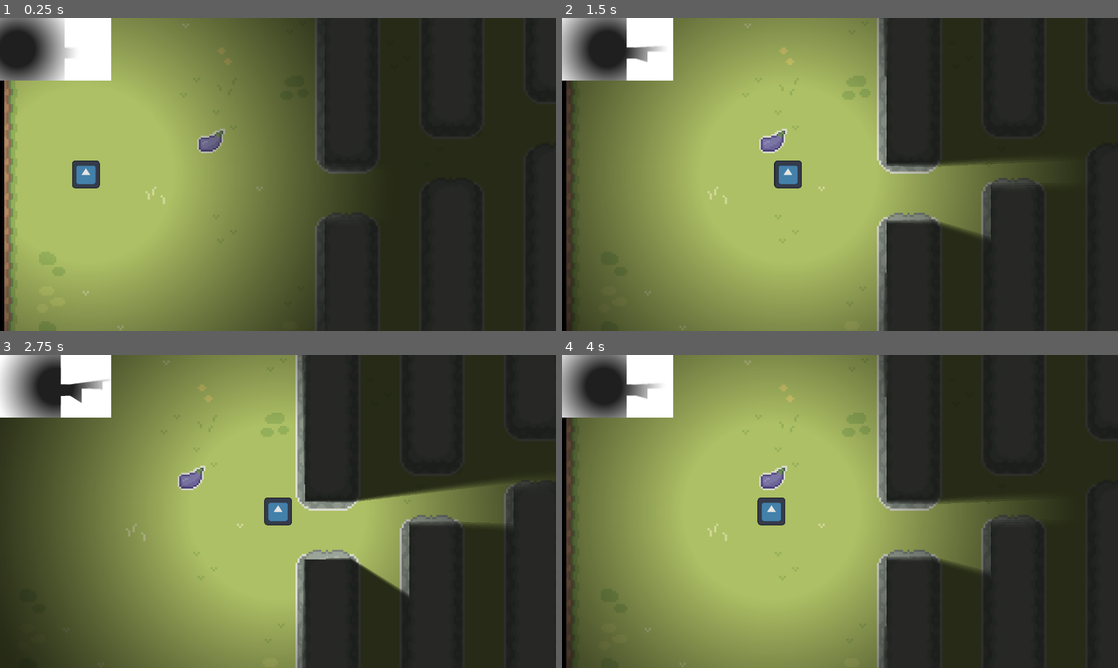
Above: before the commit, frames 1-4 (two rows, left to right).
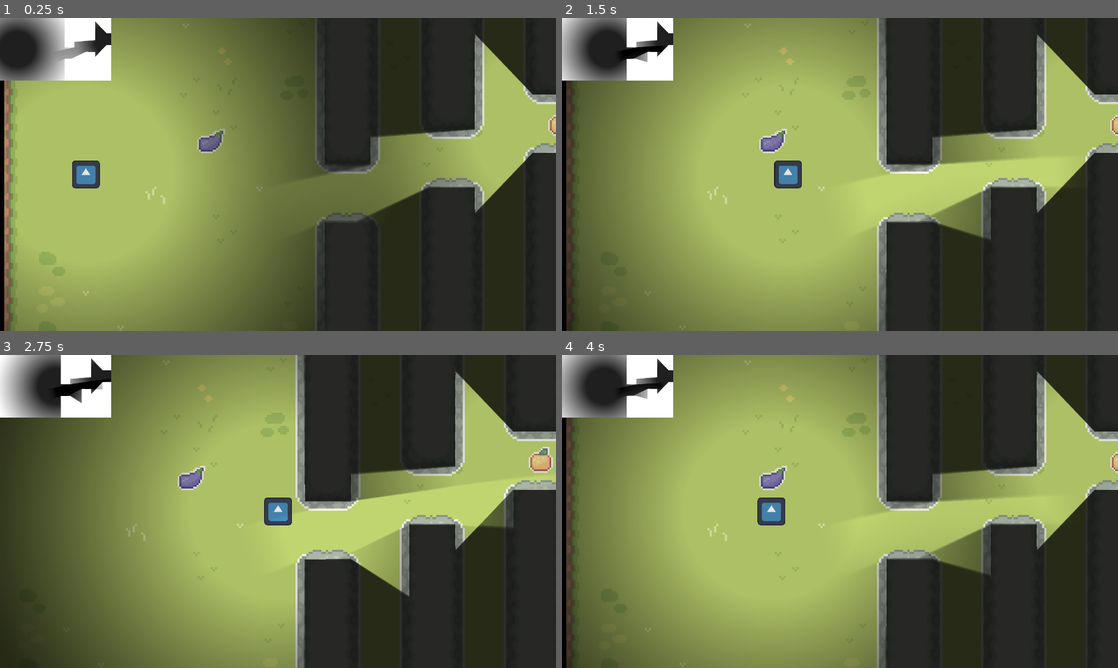
Above: after the commit, the same moments.

Repository: Max-Goad/infiltrate
Game: Godot game, scene res://scenes/test.tscn
The game is run twice, just before and just after one commit, with the same random seed, the same clock (stepped at 60 frames per second) and the same inputs. The engine's default icon, where the game draws it, is replaced by a stand-in: a white triangle on a blue panel in a dark square.
Inputs (mouse positions are in pixels of both pictures, inside the frame that each line leads up to):
- Up to frame 1 (0.25 s): no input
- Up to frame 2 (1.5 s): tap Enter at 0.5 s; move the mouse to (962, 158) at 0.52 s; hold Right (player_right) 0.53-1.25 s; click (962, 158) at 0.67 s; drag from (728, 190) to (812, 237) at 1.27 s
- Up to frame 3 (2.75 s): tap Space at 2 s; move the mouse to (333, 442) at 2.02 s; hold Right (player_right) from 2.03 s (still down)
- Up to frame 4 (4 s): release Right (player_right) at 2.75 s; tap Enter at 2.75 s; drag from (812, 574) to (673, 464) at 2.77 s; tap Space at 3.5 s; move the mouse to (1006, 558) at 3.52 s; hold Left (player_left) from 3.53 s (still down)

The runs differ from the first frame. In frame 1, 11% of the frame differs, in the area x 10-100%, y 1-66%; in frame 2, 11%; in frame 3, 9.4%; in frame 4, 11%, in the area x 10-100%, y 0-100%.

Commit message:
Messed around with lighting (including adding other light sources)

Diff:
--- a/scenes/test.tscn
+++ b/scenes/test.tscn
@@ -13,6 +13,10 @@
 [sub_resource type="AtlasTexture" id="AtlasTexture_dl1rb"]
 atlas = ExtResource("8_8p8fv")
 region = Rect2(16, 80, 16, 16)
+
+[sub_resource type="AtlasTexture" id="AtlasTexture_nhd8h"]
+atlas = ExtResource("8_8p8fv")
+region = Rect2(32, 112, 16, 16)
 
 [sub_resource type="SpriteFrames" id="SpriteFrames_6hhut"]
 animations = [{
@@ -45,10 +49,19 @@
 tile_map_data = PackedByteArray("AAANABEAAQACAAEAAAANABAAAQAFAAEAAAANAA8AAQAFAAIAAAANAA4AAQACAAEAAAANAA0AAQACAAEAAAAMAB …(21040 unchanged characters)…
 tile_set = ExtResource("1_3taul")
 
-[node name="Occluded Thing" type="Sprite2D" parent="."]
+[node name="Occluded" type="Sprite2D" parent="."]
 position = Vector2(486, 484)
 scale = Vector2(4, 4)
 texture = SubResource("AtlasTexture_dl1rb")
+
+[node name="Test Static Light" type="Sprite2D" parent="."]
+position = Vector2(1290, 440)
+scale = Vector2(4, 4)
+texture = SubResource("AtlasTexture_nhd8h")
+
+[node name="LightComponent" type="Node2D" parent="Test Static Light"]
+script = ExtResource("7_8fgcr")
+relativity = 1
 
 [node name="Player" type="CharacterBody2D" parent="."]
 position = Vector2(198, 557)
@@ -84,4 +97,4 @@
 [node name="MapRenderer" parent="CanvasLayer" node_paths=PackedStringArray("map", "camera", "light_components") instance=ExtResource("2_23s2m")]
 map = NodePath("../../Map")
 camera = NodePath("../../Camera2D")
-light_components = [NodePath("../../Player/LightComponent")]
+light_components = [NodePath("../../Player/LightComponent"), NodePath("../../Test Static Light/LightComponent")]
--- a/scenes/visibility_light.tscn
+++ b/scenes/visibility_light.tscn
@@ -18,7 +18,6 @@
 blend_mode = 1
 shadow_enabled = true
 shadow_filter = 1
-shadow_filter_smooth = 1.5
 texture = SubResource("GradientTexture2D_rf2tg")
 texture_scale = 2.0
 script = ExtResource("1_m00vt")
--- a/scripts/visibility_light.gd
+++ b/scripts/visibility_light.gd
@@ -6,5 +6,6 @@
 	match component.relativity:
 		LightComponent.Relativity.WORLD_RELATIVE:
 			self.global_position = target_position
+			print(self.global_position)
 		LightComponent.Relativity.CAMERA_RELATIVE:
 			self.global_position = target_position + component.global_position
Not shown: 1 places in scenes/test.tscn that only renumber resources
